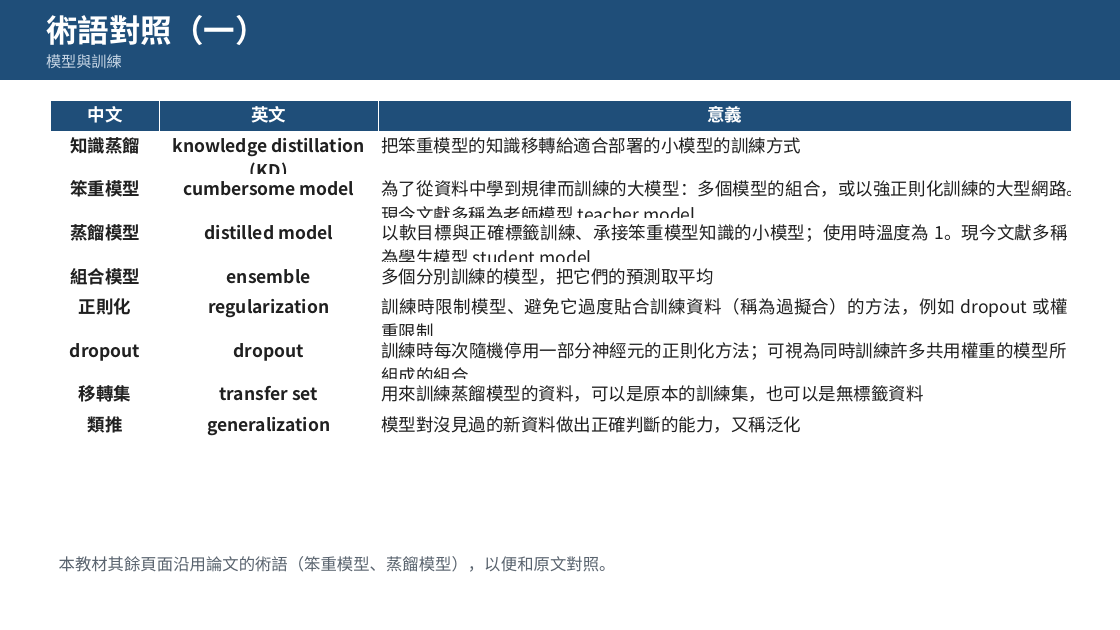
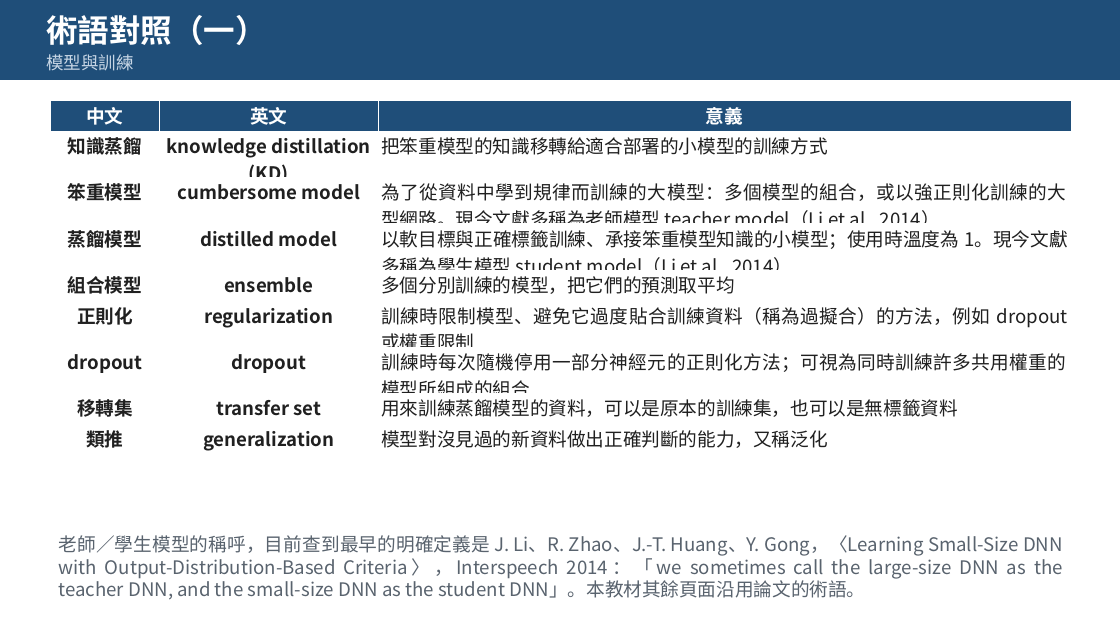
Before and after one commit to pychang-ai/115-1_DLMA, a slide deck: slide 5 of topics/knowledge-distillation/課外主題_知識蒸餾.pptx. Drawn at 1120x630 pixels with LibreOffice and Linux fonts; fonts in the diff are those of the drawing. Boxes give left, top, right and bottom in pixels: in the first picture for what was removed or moved away, otherwise in the second. Text is boxed around its words. In the diff, an @@ line names an element or a change of style, - is before the commit and + after.

```diff
--- a/topics/knowledge-distillation/課外主題_知識蒸餾.pptx
+++ b/topics/knowledge-distillation/課外主題_知識蒸餾.pptx
@@ text "模型與訓練" at [46,54,133,71]: size 13 to 15 pt @@
@@ table at [50,101,1071,456] @@
-row 3, column 3: 為了從資料中學到規律而訓練的大模型：多個模型的組合，或以強正則化訓練的大型網路。現今文獻多稱為老師模型 teacher model
+row 3, column 3: 為了從資料中學到規律而訓練的大模型：多個模型的組合，或以強正則化訓練的大型網路。現今文獻多稱為老師模型 teacher model（Li et al., 2014）
-row 4, column 3: 以軟目標與正確標籤訓練、承接笨重模型知識的小模型；使用時溫度為 1。現今文獻多稱為學生模型 student model
+row 4, column 3: 以軟目標與正確標籤訓練、承接笨重模型知識的小模型；使用時溫度為 1。現今文獻多稱為學生模型 student model（Li et al., 2014）
@@ size 15 to 16 pt in "中文", "英文", "意義", "知識蒸餾" and 21 more places @@
@@ text at [59,535,1063,600]: text changed; size 14 to 16 pt @@
-本教材其餘頁面沿用論文的術語（笨重模型、蒸餾模型），以便和原文對照。
+老師／學生模型的稱呼，目前查到最早的明確定義是 J. Li、R. Zhao、J.-T. Huang、Y. Gong，〈Learning Small-Size DNN with Output-Distribution-Based Criteria〉，Interspeech 2014：「we sometimes call the large-size DNN as the teacher DNN, and the small-size DNN as the student DNN」。本教材其餘頁面沿用論文的術語。
```
Also in this commit, not shown: 22 other slides changed, 7 other files.
